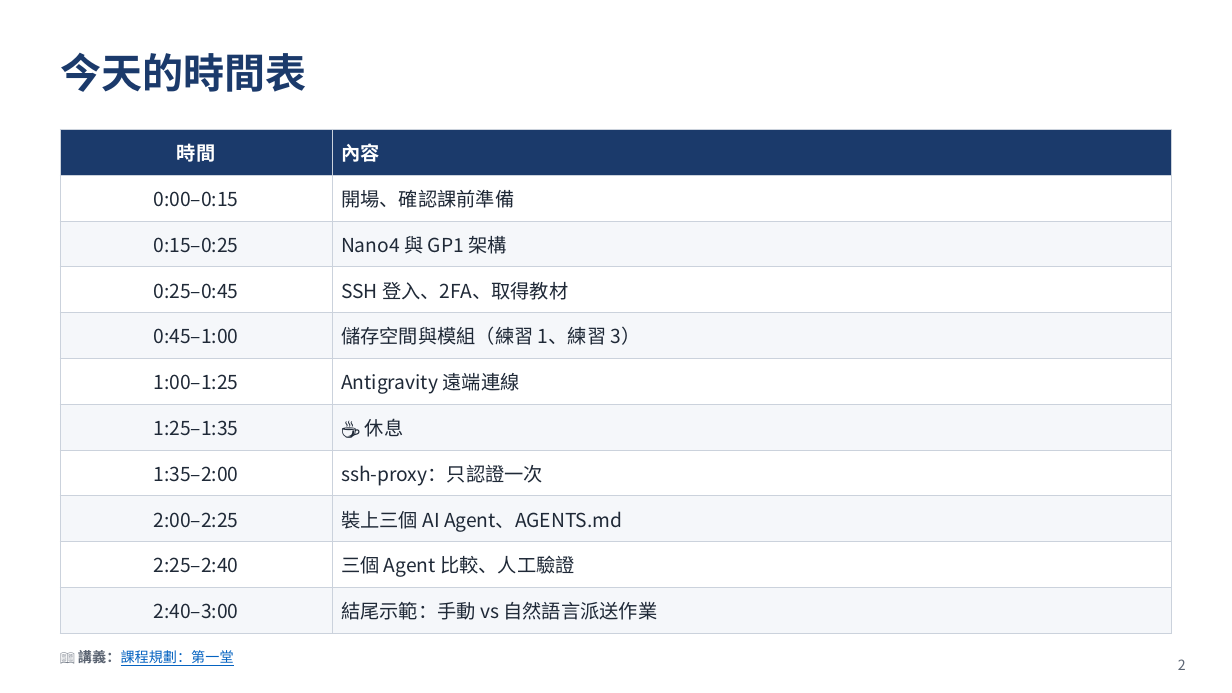
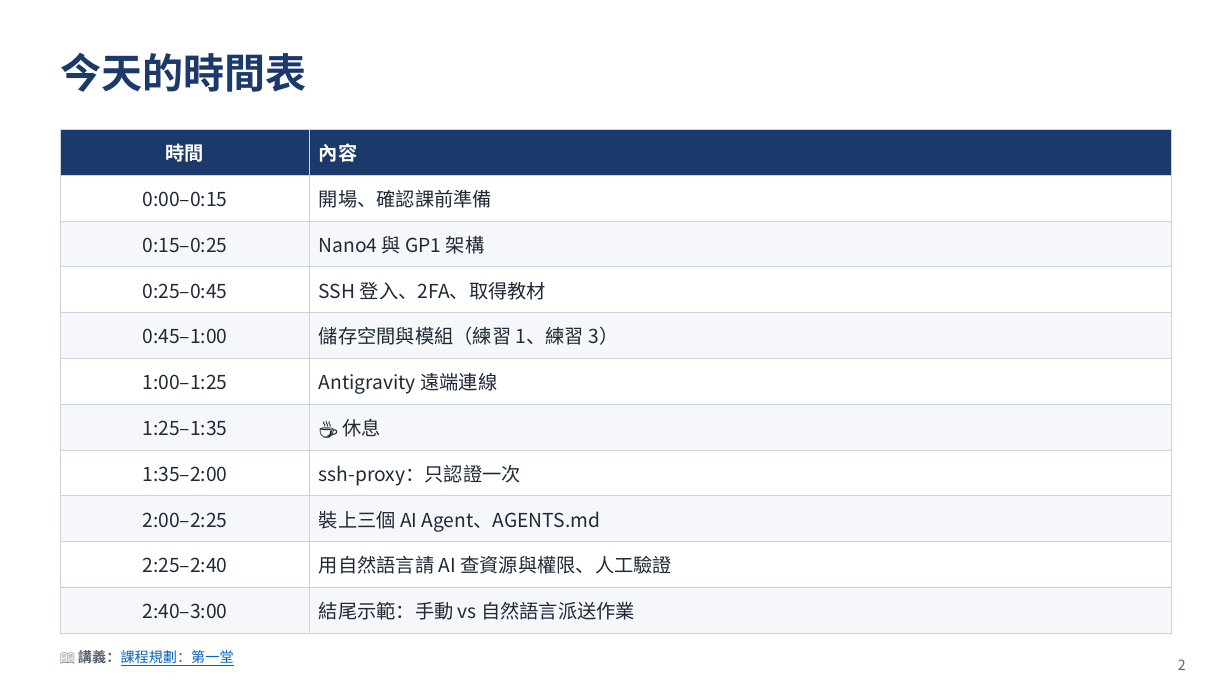
Before and after one commit to gemini960114/Nano4-Docs, a slide deck: slide 2 of slide.pptx. Drawn at 1232x693 pixels with LibreOffice and Linux fonts; fonts in the diff are those of the drawing. Boxes give left, top, right and bottom in pixels: in the first picture for what was removed or moved away, otherwise in the second. Text is boxed around its words. In the diff, an @@ line names an element or a change of style, - is before the commit and + after.

```diff
--- a/slide.pptx
+++ b/slide.pptx
@@ table at box(60, 129, 1172, 624) @@
-row 10, column 2: 三個 Agent 比較、人工驗證
+row 10, column 2: 用自然語言請 AI 查資源與權限、人工驗證
```
Also in this commit, not shown: 13 other slides changed, 3 slides added, 7 other files.
